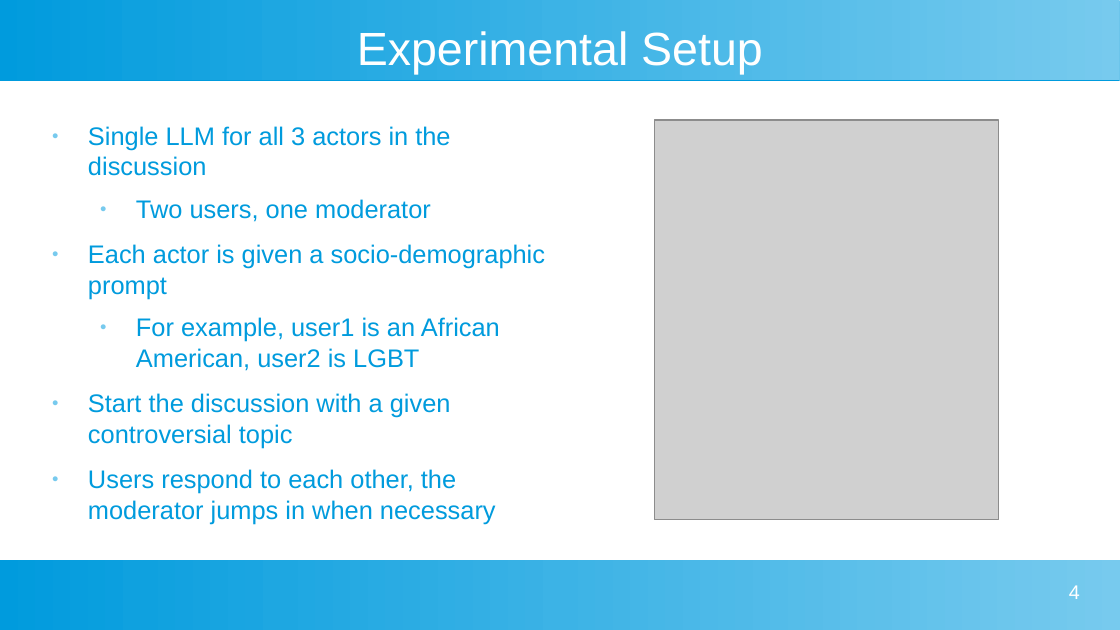
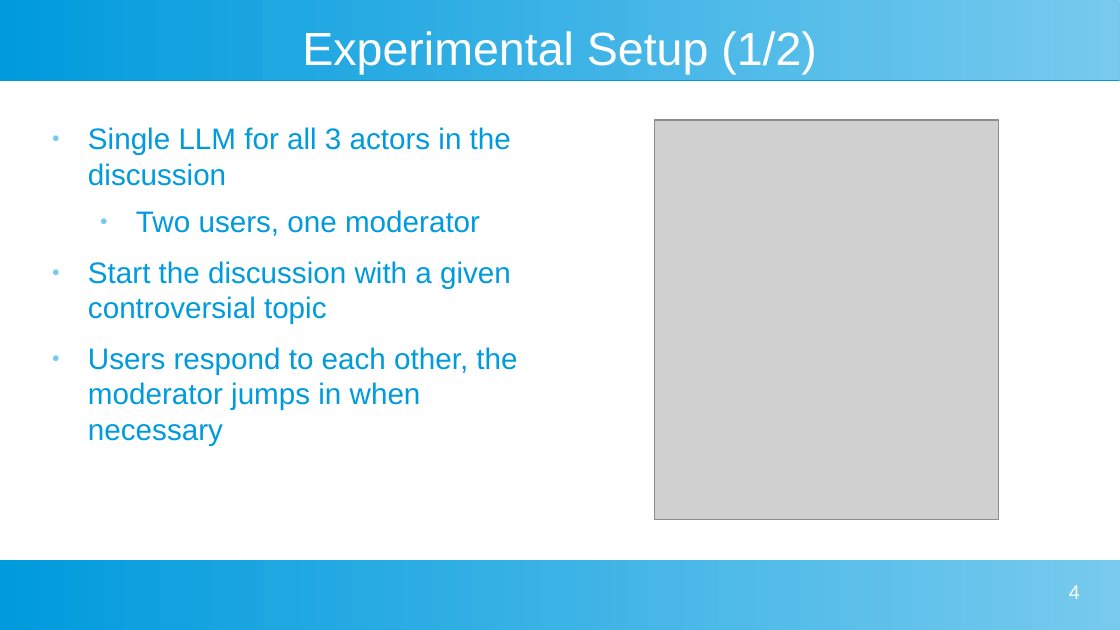
Before and after one commit to dimits-ts/llm_moderation_research, a slide deck: slide 4 of presentations/project_goals.odp. Drawn at 1120x630 pixels with LibreOffice and Linux fonts; fonts in the diff are those of the drawing; grey boxes stand for pictures. Boxes give left, top, right and bottom in pixels: in the first picture for what was removed or moved away, otherwise in the second. Text is boxed around its words. In the diff, an @@ line names an element or a change of style, - is before the commit and + after.

```diff
--- a/presentations/project_goals.odp
+++ b/presentations/project_goals.odp
@@ title at bbox=[302, 31, 817, 74]: text changed @@
-Experimental Setup
+Experimental Setup (1/2)
@@ text "Single LLM for all 3 ..." at bbox=[88, 127, 517, 446]: size 18 to 21 pt @@
@@ text at bbox=[88, 244, 545, 371]: paragraphs removed @@
-● Each actor is given a socio-demographic prompt
-  ● For example, user1 is an African American, user2 is LGBT
```
Also in this commit, not shown: 7 slides added, 3 other files.
